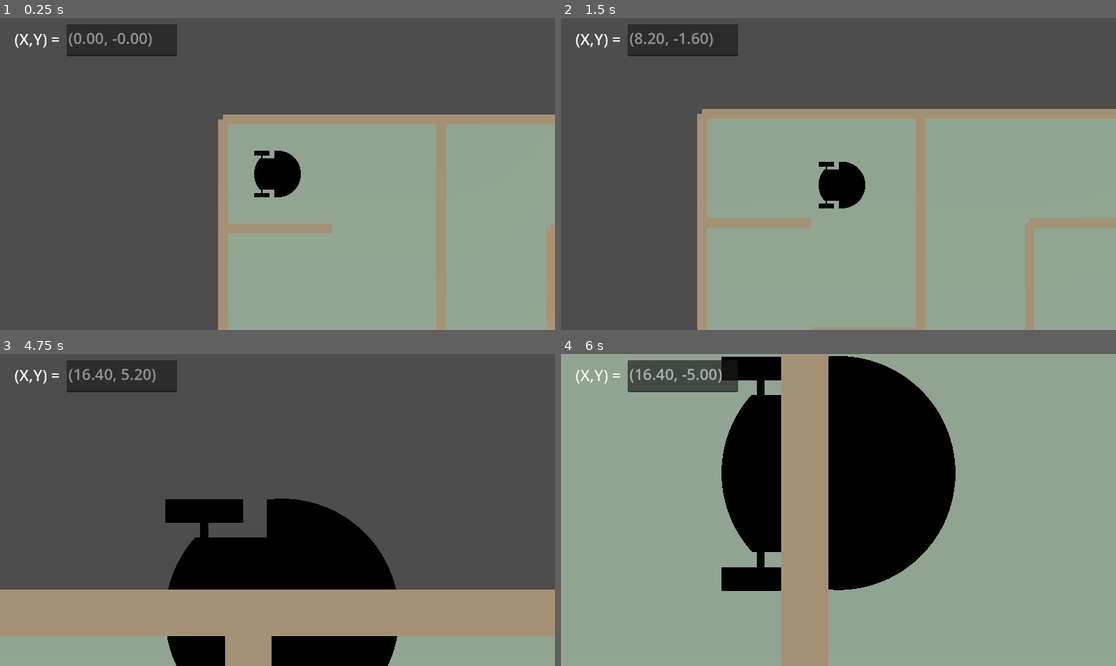
Above: before the commit, frames 1-4 (two rows, left to right).
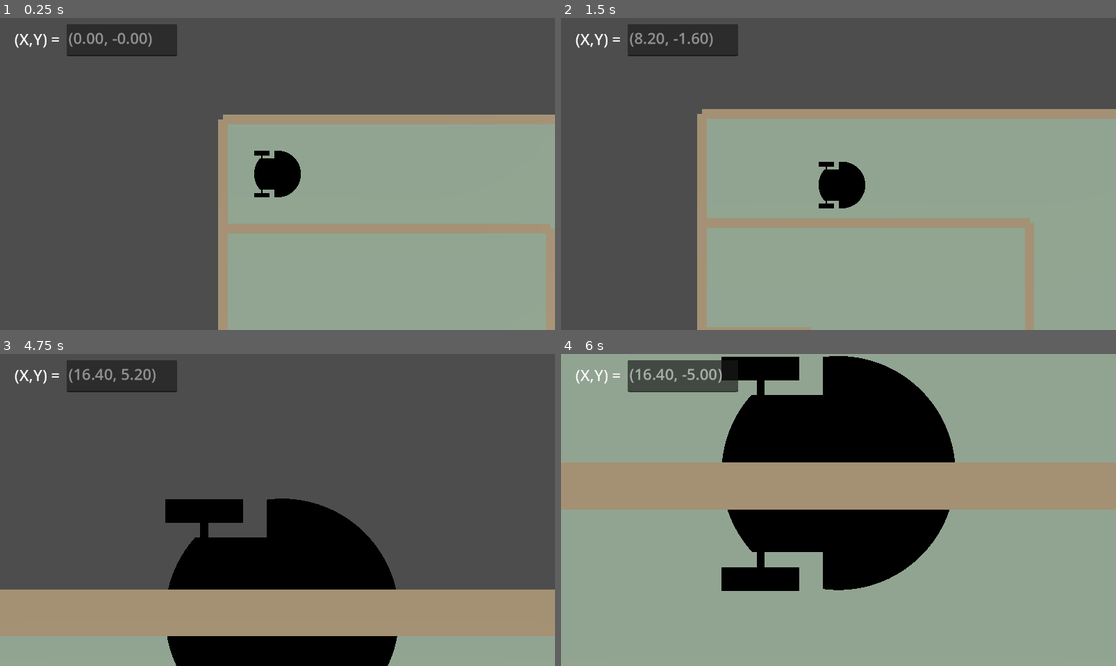
Above: after the commit, the same moments.

Repository: nameisalfio/q-learning-maze-robot
Game: Godot game, scene res://Maze.tscn
Two runs of this game, one before a commit and one after it. Both use one fixed random seed, a clock stepped at 60 frames per second and the inputs below.
Inputs:
- Up to frame 1 (0.25 s): no input
- Up to frame 2 (1.5 s): tap Enter at 0.5 s; hold Up (move_up) 0.53-1.28 s; hold Right (move_dx) 0.53-1.28 s; hold Down (move_down) from 1.28 s (still down); tap Left (move_sx) at 1.35 s
- Up to frame 3 (4.75 s): release Down (move_down) at 2.03 s; hold ] (zoom_in) 2.03-2.78 s; hold Up (move_up) 2.03-3.53 s; tap / (zoom_out) at 2.85 s; hold Right (move_dx) 3.53-4.28 s; hold Down (move_down) from 3.53 s (still down); tap Left (move_sx) at 4.35 s
- Up to frame 4 (6 s): hold ] (zoom_in) 5.03-5.78 s; release Down (move_down) at 5.78 s; hold Up (move_up) from 5.78 s (still down); tap / (zoom_out) at 5.85 s

The runs differ from the first frame. In frame 1, 2.3% of the frame differs, in the area x 59-100%, y 34-100%; in frame 2, 3.0%; in frame 3, 0.8%; in frame 4, 21%, in the area x 0-100%, y 0-100%.

Commit message:
Semplificazione labirinto

Diff:
--- a/GodotProject/scripts/generate_maze.gd
+++ b/GodotProject/scripts/generate_maze.gd
@@ -1,7 +1,7 @@
 extends Node3D
 
-@export var maze_width: int = 10
-@export var maze_height: int = 10
+@export var maze_width: int = 8
+@export var maze_height: int = 8
 @export var cell_size: float = 3.5
 @export var wall_height: float = 2.5
 @export var wall_thickness: float = 0.3
@@ -40,7 +40,7 @@
 			DDS.publish("checkpoint_reached", DDS.DDS_TYPE_INT, 0)
 
 func generate_maze():
-	seed(1234)
+	seed(9875)
 	maze = []
 	visited = []
 	for y in maze_height:
@@ -132,13 +132,10 @@
 	create_goal_area(goal_pos)
 
 	# Aggiungi i checkpoints
-	for i in range(1, 4): # checkpoints da 1 a 3 sulla diagonale
-		var px = int(i * maze_width / (5))
-		var py = int(i * maze_height / (5))
-		var position = Vector3(px * cell_size, 0, py * cell_size)
-		create_checkpoint_area(i, position)
-
-	create_checkpoint_area(4, Vector3(7.0, 0, 28.0))
+	create_checkpoint_area(1, Vector3(10.5, 0.0, 7.0))
+	create_checkpoint_area(2, Vector3(7.0, 0.0, 14.0))
+	create_checkpoint_area(3, Vector3(10.5, 0.0, 24.5))
+	create_checkpoint_area(4, Vector3(24.5, 0, 14.0))
 
 func _place_wall(position: Vector3, size: Vector3, material: Material):
 	var wall_body = StaticBody3D.new()
@@ -210,6 +207,8 @@
 	if body.is_in_group("robot"):
 		print("Obiettivo raggiunto!")
 		DDS.publish("GoalReached", DDS.DDS_TYPE_INT, 1)
+		await get_tree().create_timer(0.3).timeout  # pausa non bloccante di 0.3s
+		DDS.publish("GoalReached", DDS.DDS_TYPE_INT, 0)
 
 func _on_checkpoint_entered(body, area):
 	if body.is_in_group("robot"):
--- a/GodotProject/scripts/robot.gd
+++ b/GodotProject/scripts/robot.gd
@@ -10,7 +10,6 @@
 
 func _ready():
 	theRobot.add_to_group("robot")
-	DDS.publish("GoalReached", DDS.DDS_TYPE_INT, 0)
 	DDS.subscribe("X")
 	DDS.subscribe("Y")
 	DDS.subscribe("Z")
Not shown, changed: README.md
Not shown, changed: logs/plot_training_reward.ipynb
